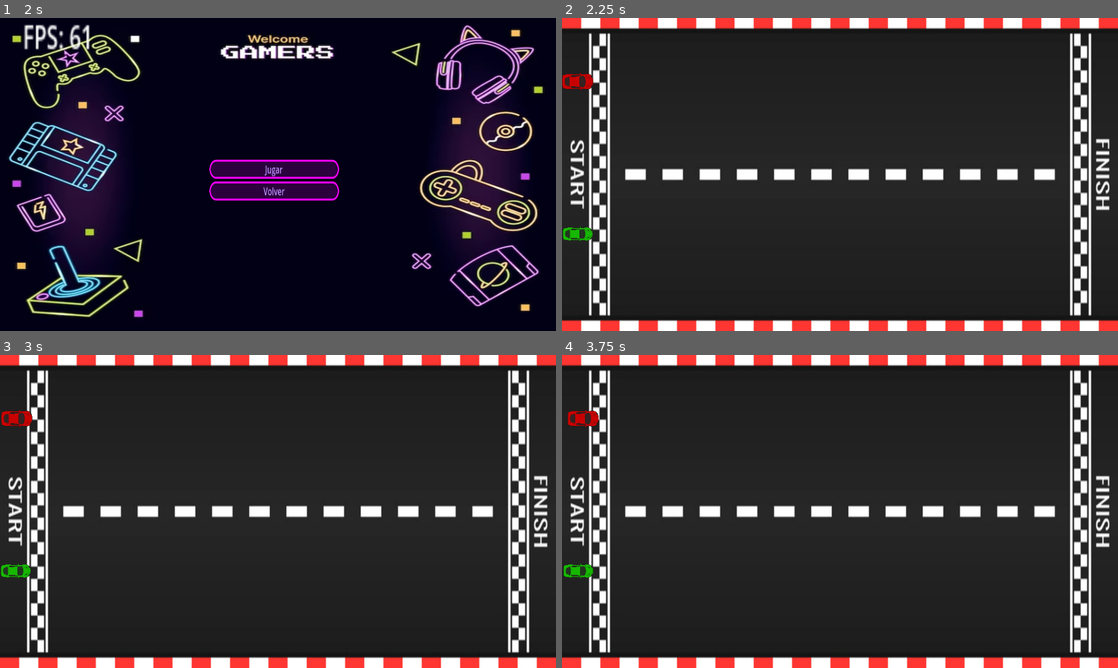
Above: before the commit, frames 1-4 (two rows, left to right).
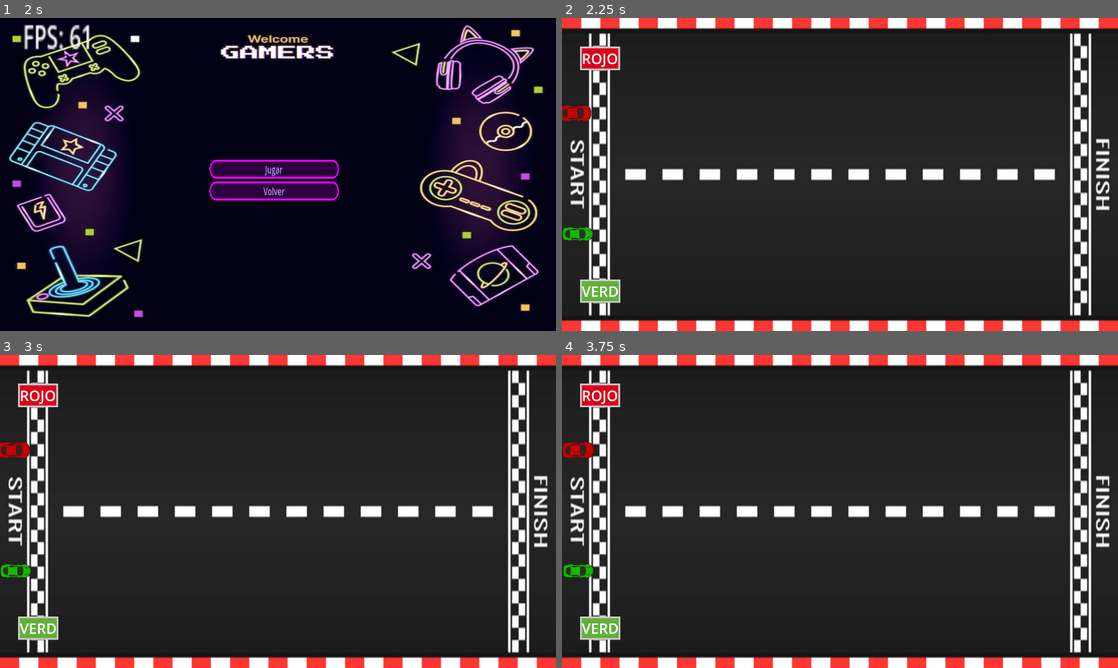
Above: after the commit, the same moments.

Repository: juansgamo/CANELON
Game: Godot game, scene res://scenes/menu.tscn
The game is run twice, just before and just after one commit, with the same random seed, the same clock (stepped at 60 frames per second) and the same inputs.
Inputs:
- Up to frame 1 (2 s): click "Modo individual" at 0.5 s; click "Modo Multijugador" at 1.25 s
- Up to frame 2 (2.25 s): click "Jugar" at 2 s
- Up to frame 3 (3 s): tap Enter at 2.75 s; hold Right (ui_right) from 2.78 s (still down)
- Up to frame 4 (3.75 s): release Right (ui_right) at 3.53 s; hold Left (ui_left) from 3.53 s (still down)

Frame 1 is identical in both runs. In frame 2, 1.4% of the frame differs, in the area x 0-11%, y 9-92%; in frame 3, 1.4%; in frame 4, 1.5%.

Commit message:
mejora al juego de Carreras

Diff:
--- a/scenes/carreras.tscn
+++ b/scenes/carreras.tscn
@@ -1,9 +1,21 @@
-[gd_scene load_steps=5 format=3 uid="uid://d808h8uawksa"]
+[gd_scene load_steps=10 format=3 uid="uid://d808h8uawksa"]
 
 [ext_resource type="Script" path="res://scripts/carreras.gd" id="1_2ivje"]
 [ext_resource type="Texture2D" uid="uid://mhoarsi0j4yl" path="res://images/fondoCarreras.jpg" id="2_nly1x"]
 [ext_resource type="Texture2D" uid="uid://bell7svqg3dm4" path="res://images/cocheRojo.png" id="3_pt1dq"]
 [ext_resource type="Texture2D" uid="uid://bsbfmin5x781u" path="res://images/cocheVerde.png" id="4_g0w15"]
+[ext_resource type="StyleBox" uid="uid://cemrqrxlxm86h" path="res://styles/rojo.tres" id="5_8p47p"]
+[ext_resource type="StyleBox" uid="uid://b80oucaun4527" path="res://styles/verde.tres" id="6_dry7u"]
+
+[sub_resource type="RectangleShape2D" id="RectangleShape2D_7cr8s"]
+size = Vector2(770.331, 354.162)
+
+[sub_resource type="Theme" id="Theme_psyfr"]
+Label/colors/font_color = Color(1, 1, 1, 1)
+Label/styles/normal = ExtResource("5_8p47p")
+
+[sub_resource type="Theme" id="Theme_r5vcf"]
+Label/styles/normal = ExtResource("6_dry7u")
 
 [node name="GameWorld" type="Node2D"]
 script = ExtResource("1_2ivje")
@@ -13,12 +25,50 @@
 scale = Vector2(1.6, 3)
 texture = ExtResource("2_nly1x")
 
-[node name="Car1" type="Sprite2D" parent="."]
+[node name="CAR1" type="Area2D" parent="."]
+position = Vector2(-7, 109)
+
+[node name="Car1" type="Sprite2D" parent="CAR1"]
 position = Vector2(54.2908, 219.363)
 scale = Vector2(0.0709969, 0.0816982)
 texture = ExtResource("3_pt1dq")
 
-[node name="Car2" type="Sprite2D" parent="."]
+[node name="CollisionShape2D2" type="CollisionShape2D" parent="CAR1"]
+position = Vector2(55, 221)
+scale = Vector2(0.129062, 0.129884)
+shape = SubResource("RectangleShape2D_7cr8s")
+
+[node name="CAR2" type="Area2D" parent="."]
+
+[node name="Car2" type="Sprite2D" parent="CAR2"]
 position = Vector2(54.375, 745.218)
 scale = Vector2(0.129062, 0.129884)
 texture = ExtResource("4_g0w15")
+
+[node name="CollisionShape2D" type="CollisionShape2D" parent="CAR2"]
+position = Vector2(53.2898, 745)
+scale = Vector2(0.129062, 0.129884)
+shape = SubResource("RectangleShape2D_7cr8s")
+
+[node name="Label1" type="Label" parent="."]
+top_level = true
+offset_left = 62.0
+offset_top = 99.0
+offset_right = 199.0
+offset_bottom = 180.0
+theme = SubResource("Theme_psyfr")
+theme_override_font_sizes/font_size = 50
+text = "ROJO"
+
+[node name="Label2" type="Label" parent="."]
+top_level = true
+offset_left = 62.0
+offset_top = 902.0
+offset_right = 199.0
+offset_bottom = 983.0
+theme = SubResource("Theme_r5vcf")
+theme_override_font_sizes/font_size = 50
+text = "VERD"
+
+[connection signal="body_entered" from="CAR1" to="." method="_on_car_1_body_entered"]
+[connection signal="body_entered" from="CAR2" to="." method="_on_car_2_body_entered"]
--- a/scripts/carreras.gd
+++ b/scripts/carreras.gd
@@ -2,23 +2,43 @@
 
 var speed1 = 0
 var speed2 = 0
+var acceleration = 10  # Ajusta esto según sea necesario
+var car1_score = 0  # Contador para el primer auto
+var car2_score = 0  # Contador para el segundo auto
+var label1: Label
+var label2: Label
+
+func _ready():
+	# Obtener las referencias a los labels
+	label1 = $Label1
+	label2 = $Label2
+
+func finish():
+	print("Game Over")
+	get_tree().change_scene_to_file("res://scenes/menu_multijugador.tscn")
 
 func _input(event):
-	if Input.is_action_pressed("ui_right"):
-		speed1 += 1
-		print("Speed2: ", speed1)  # Debug to view current speed
-	if Input.is_action_pressed("ui_left"):
-		speed2 += 1
-		print("Speed2: ", speed2)  # Debug to view current speed
+	if event.is_action_pressed("ui_right"):
+		speed1 += acceleration
+		print("Speed1: ", speed1)  # Debug para ver la velocidad actual de Car1
+	if event.is_action_pressed("ui_left"):
+		speed2 += acceleration
+		print("Speed2: ", speed2)  # Debug para ver la velocidad actual de Car2
 
 func _process(delta):
 	if speed1 > 0:
-		$Car1.position.x += speed1 * delta * 10  # Modify to adjust base speed
-		if $Car1.position.x > get_viewport_rect().end.x:
-			$Car1.position.x = 0  # Reset position when reaching the screen end
-			speed1 = 0
+		$CAR1.position.x += speed1 * delta  # Modifica para ajustar la velocidad base
+		if $CAR1.position.x > get_viewport_rect().end.x:
+			$CAR1.position.x = 0
+			car1_score += 1
+			$Label1.text = "Rojo: " + str(car1_score)
+			if car1_score >= 5:
+				finish()
 	if speed2 > 0:
-		$Car2.position.x += speed2 * delta * 10  # Modify to adjust base speed
-		if $Car2.position.x > get_viewport_rect().end.x:
-			$Car2.position.x = 0  # Reset position when reaching the screen end
-			speed2 = 0
+		$CAR2.position.x += speed2 * delta  # Modifica para ajustar la velocidad base
+		if $CAR2.position.x > get_viewport_rect().end.x:
+			$CAR2.position.x = 0
+			car2_score += 1
+			$Label2.text = "Verde: " + str(car2_score)
+			if car2_score >= 5:
+				finish()
--- /dev/null
+++ b/styles/rojo.tres
@@ -0,0 +1,8 @@
+[gd_resource type="StyleBoxFlat" format=3 uid="uid://cemrqrxlxm86h"]
+
+[resource]
+bg_color = Color(0.854902, 0, 0.101961, 1)
+border_width_left = 6
+border_width_top = 6
+border_width_right = 6
+border_width_bottom = 6
--- /dev/null
+++ b/styles/verde.tres
@@ -0,0 +1,8 @@
+[gd_resource type="StyleBoxFlat" format=3 uid="uid://b80oucaun4527"]
+
+[resource]
+bg_color = Color(0.384314, 0.690196, 0.223529, 1)
+border_width_left = 6
+border_width_top = 6
+border_width_right = 6
+border_width_bottom = 6
